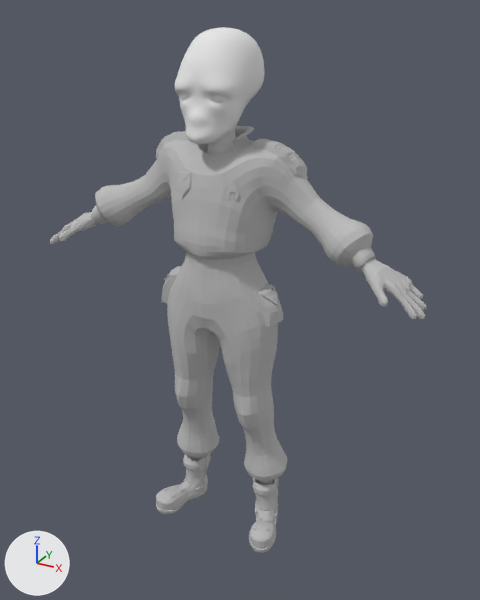
A saved change to the FBX model Assets/Art/Meshes/Characters/BP_Cust1_Head2_TPose.fbx.
One viewpoint serves both versions: a 50 mm lens placed at (1.008, -1.706, 1.764), pointed at (0.039, 0.056, 0.883). The lights are fixed; the arrows at lower left show +X, +Y and +Z. Where no turn or scale is listed for an object, it has been applied to the vertices.

In view in the first picture: 'Box002', 'Box003', 'Box005', 'Extract7', 'Extract7_1', 'Head', 'PolyMesh3D_2', 'cube_NewUVs1_4'.
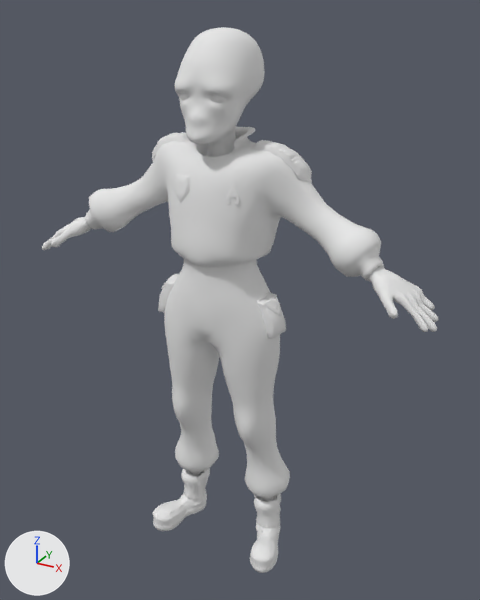
The newer file is also rescaled (x2.72), turned or shifted as a whole; pictures and numbers use the older file's frame.

What changed in the scene script:
```text
Add mat_polymesh3d_3:
    mat_polymesh3d_3 = principled_material('PolyMesh3D_3')
    mat_polymesh3d_3.base_color = (0.8, 0.8, 0.8)  # white #e7e7e7
    mat_polymesh3d_3.roughness = 0.776
Add me_mesh_1:
    me_mesh_1.from_pydata(...)  # 6279 vertices, 6240 faces; spans x -0.699..0.699, y -0.139..0.159, z 0.001..1.497
    me_mesh_1.materials.append(mat_polymesh3d_3)  # white #e7e7e7
Remove ob_cube_newuvs1_4:
    ob_cube_newuvs1_4 = bpy.data.objects.new('cube_NewUVs1_4', me_mesh_002)
    ob_cube_newuvs1_4.location = (0.0, 0.0, 0.844)
Remove ob_box002:
    ob_box002 = bpy.data.objects.new('Box002', me_mesh_003)
    ob_box002.location = (0.0, 0.0, 0.844)
Remove ob_extract7:
    ob_extract7 = bpy.data.objects.new('Extract7', me_mesh_001)
    ob_extract7.location = (0.0, 0.0, 0.844)
Remove ob_extract7_1:
    ob_extract7_1 = bpy.data.objects.new('Extract7_1', me_mesh)
    ob_extract7_1.location = (0.0, 0.0, 0.844)
Remove ob_polymesh3d_2:
    ob_polymesh3d_2 = bpy.data.objects.new('PolyMesh3D_2', me_mesh_004)
    ob_polymesh3d_2.location = (0.0, 0.0, 0.844)
Remove ob_box003:
    ob_box003 = bpy.data.objects.new('Box003', me_mesh_005)
    ob_box003.location = (0.0, 0.0, 0.844)
Remove ob_box005:
    ob_box005 = bpy.data.objects.new('Box005', me_mesh_006)
    ob_box005.location = (0.0, 0.0, 0.844)
Add ob_customer_body_1:
    ob_customer_body_1 = bpy.data.objects.new('Customer body 1', me_mesh_1)
    ob_customer_body_1.location = (0.0, -0.003, -0.059)
```

What differs and where, as boxes (x1, y1, x2, y2) in the pictures (480 x 600 px):
'Customer body 1', added
    after: (42, 126, 438, 573)
'Extract7_1', deleted
    before: (91, 126, 375, 485)
'cube_NewUVs1_4', deleted
    before: (156, 454, 279, 553)
'PolyMesh3D_2', deleted
    before: (50, 212, 427, 320)
'Box005', deleted
    before: (156, 131, 308, 179)
'Box003', deleted
    before: (162, 266, 283, 327)
'Extract7', deleted
    before: (177, 171, 192, 199)
'Box002', deleted
    before: (226, 179, 239, 200)
